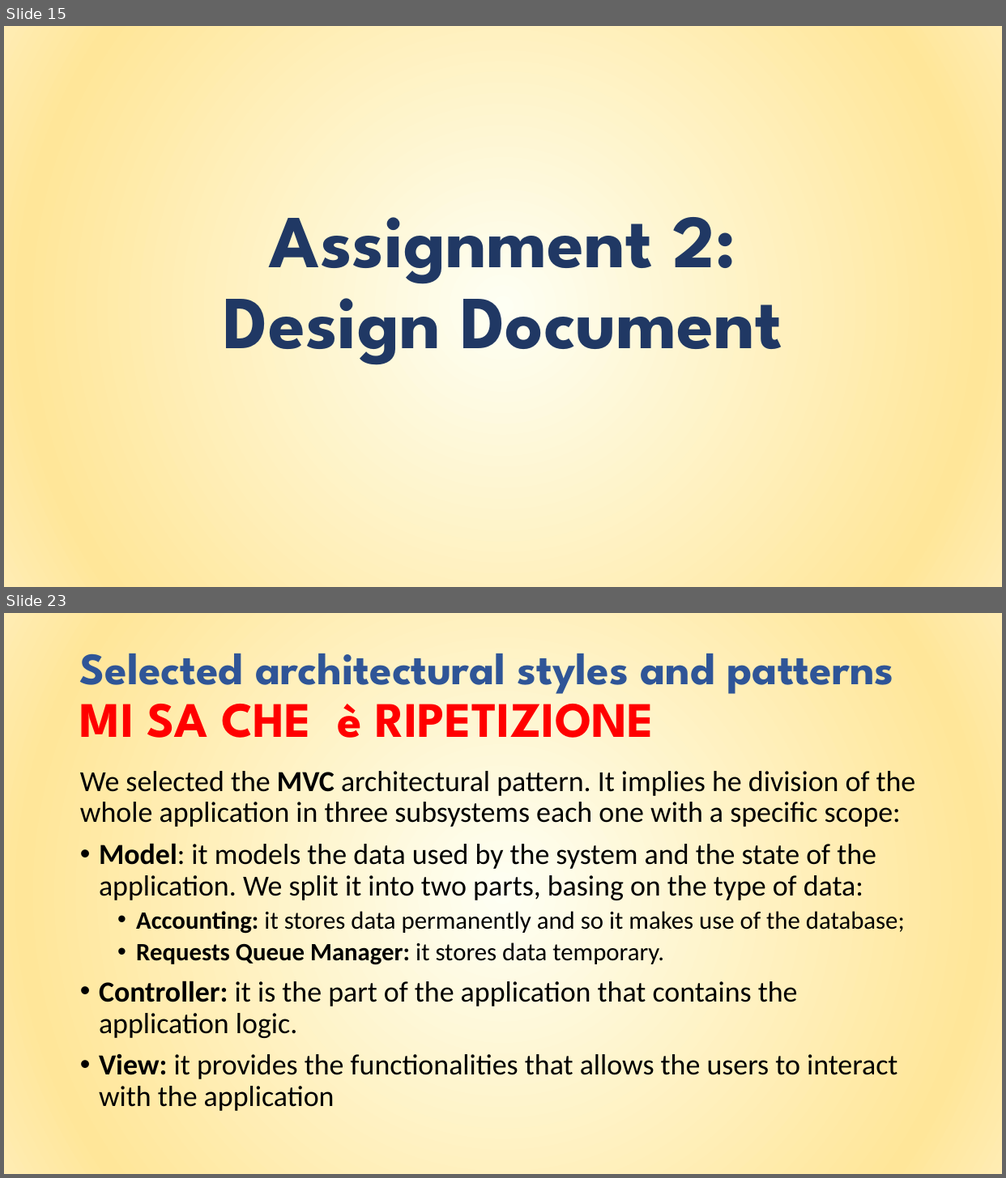
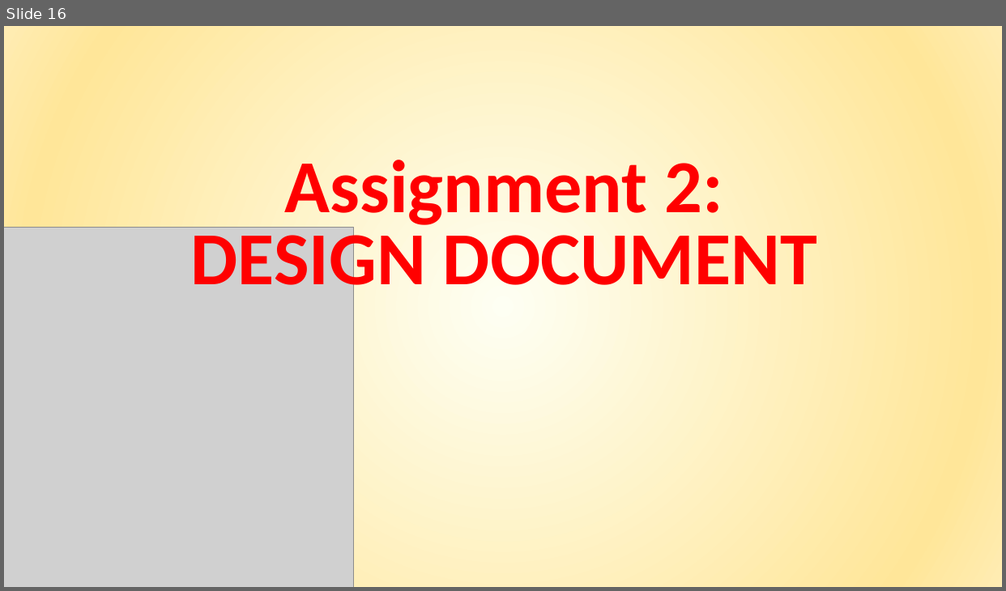
Before and after one commit to giuseppemanzi/manzinicolini, a slide deck: All/final presentation/Final presentation.pptx. Shown one above the other, each under a label of ours: slides 15 and 23 before the commit, slide 16 after it; the slides between them are not shown. The pictures are 1006x1178 and 1006x591 pixels, drawn with LibreOffice and Linux fonts; fonts in the diff are those of the drawing; grey boxes stand for pictures. Boxes give left, top, right and bottom in pixels: in the first picture for what was removed or moved away, otherwise in the second. Text is boxed around its words. In the diff, an @@ line names an element or a change of style, - is before the commit and + after.

```diff
--- a/All/final presentation/Final presentation.pptx
+++ b/All/final presentation/Final presentation.pptx
@@ slide 23 removed at (4, 613, 1002, 1174), background gradient #FEFFF3 to #FFE699 to #FFECB2 @@
@@ title removed at (80, 653, 894, 738) @@
-Selected architectural styles and patterns MI SA CHE è RIPETIZIONE
@@ text removed at (80, 771, 916, 1111) @@
-We selected the MVC architectural pattern. It implies he division of the whole application in three subsystems each one with a specific scope:
-• Model: it models the data used by the system and the state of the application. We split it into two parts, basing on the type of data:
-  • Accounting: it stores data permanently and so it makes use of the database;
-  • Requests Queue Manager: it stores data temporary.
-• Controller: it is the part of the application that contains the application logic.
-• View: it provides the functionalities that allows the users to interact with the application
@@ what was slide 15 is now slide 16 @@
@@ slide 16 changed as well @@
@@ text at (191, 160, 817, 302): text changed; font League Spartan to Calibri; text colour #203864 to gradient #A51502 to #FF0000 to #DE918F @@
-Assignment 2:
-Design Document
+Assignment 2:
+DESIGN DOCUMENT
@@ picture added at (4, 228, 354, 587) @@
```
Also in this commit, not shown: 16 other slides changed, 12 slides added, 5 other slides removed, 10 other files.
